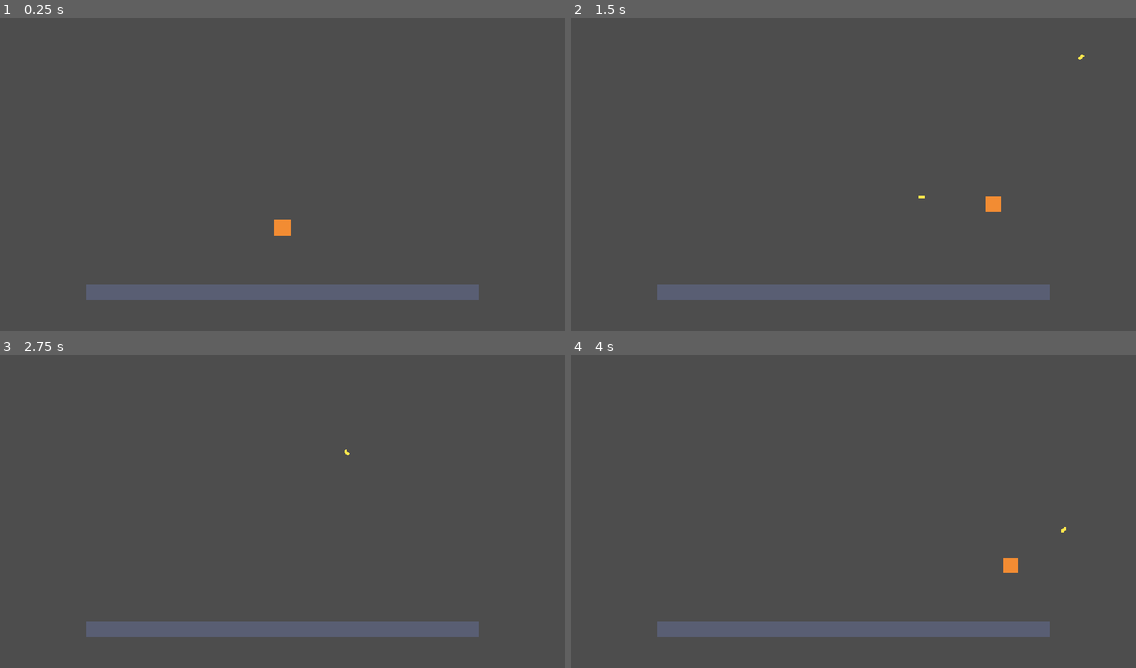
Above: before the commit, frames 1-4 (two rows, left to right).
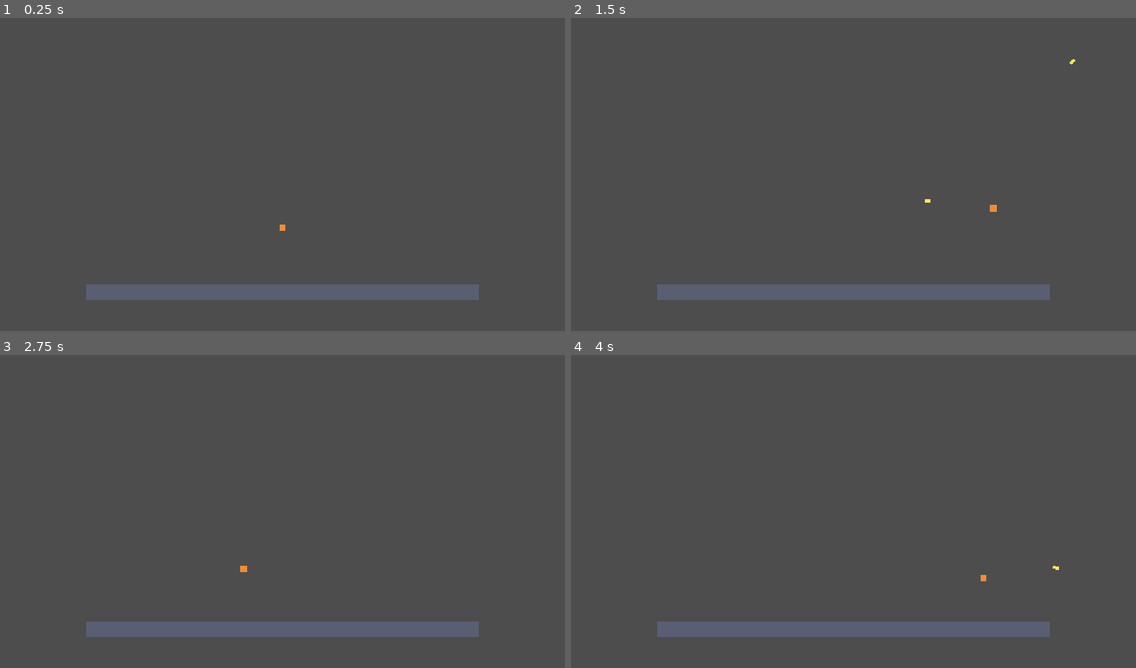
Above: after the commit, the same moments.

Repository: meyer1994/trr
Game: Godot game, scene res://scenes/main.tscn
The game is run twice, just before and just after one commit, with the same random seed, the same clock (stepped at 60 frames per second) and the same inputs.
Inputs (mouse positions are in pixels of both pictures, inside the frame that each line leads up to):
- Up to frame 1 (0.25 s): no input
- Up to frame 2 (1.5 s): tap Enter (shoot) at 0.5, 0.6, 1.35 s; move the mouse to (977, 161) at 0.52 s; hold Right (move_right) from 0.53 s (still down); tap Space (jump) at 0.77 s; move the mouse to (740, 193) at 1.27 s
- Up to frame 3 (2.75 s): tap Space (jump) at 1.52 s; move the mouse to (339, 442) at 2.02 s; release Right (move_right) at 2.03 s; hold Left (move_left) from 2.03 s (still down); tap Enter (shoot) at 2.1 s
- Up to frame 4 (4 s): move the mouse to (825, 577) at 2.77 s; release Left (move_left) at 2.78 s; hold Right (move_right) from 2.78 s (still down); tap Enter (shoot) at 2.85, 3.6 s; tap Space (jump) at 3.02, 3.77 s; move the mouse to (1023, 561) at 3.52 s

The runs differ from the first frame. In frame 1, 0.1% of the frame differs, in the area x 48-52%, y 64-70%; in frame 2, 0.1%; in frame 3, less than 0.1%; in frame 4, 0.2%, in the area x 72-88%, y 54-73%.

Commit message:
Shrink player to 1.7 grid cells
Co-authored-by: Cursor <cursoragent@cursor.com>

Diff:
--- a/scenes/main.tscn
+++ b/scenes/main.tscn
@@ -6,7 +6,7 @@
 size = Vector2(800, 32)
 
 [sub_resource type="RectangleShape2D" id="RectangleShape2D_player"]
-size = Vector2(32, 32)
+size = Vector2(13.6, 13.6)
 
 [node name="Main" type="Node2D"]
 
@@ -32,8 +32,8 @@
 shape = SubResource("RectangleShape2D_player")
 
 [node name="ColorRect" type="ColorRect" parent="Player"]
-offset_left = -16.0
-offset_top = -16.0
-offset_right = 16.0
-offset_bottom = 16.0
+offset_left = -6.8
+offset_top = -6.8
+offset_right = 6.8
+offset_bottom = 6.8
 color = Color(0.95, 0.55, 0.2, 1)
--- a/scripts/player.gd
+++ b/scripts/player.gd
@@ -4,7 +4,7 @@
 const JUMP_VELOCITY := -550.0
 const FALL_LIMIT_Y := 1000.0
 const PROJECTILE_SCENE := preload("res://scenes/projectile.tscn")
-const PROJECTILE_SPAWN_OFFSET := 24.0
+const PROJECTILE_SPAWN_OFFSET := 12.0
 
 @onready var spawn_position := position
 
